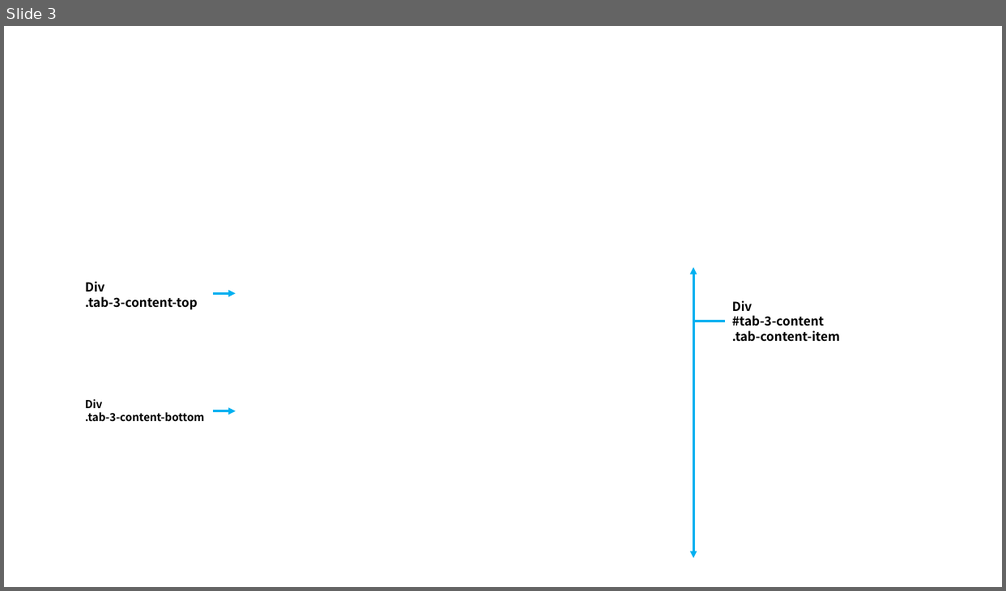
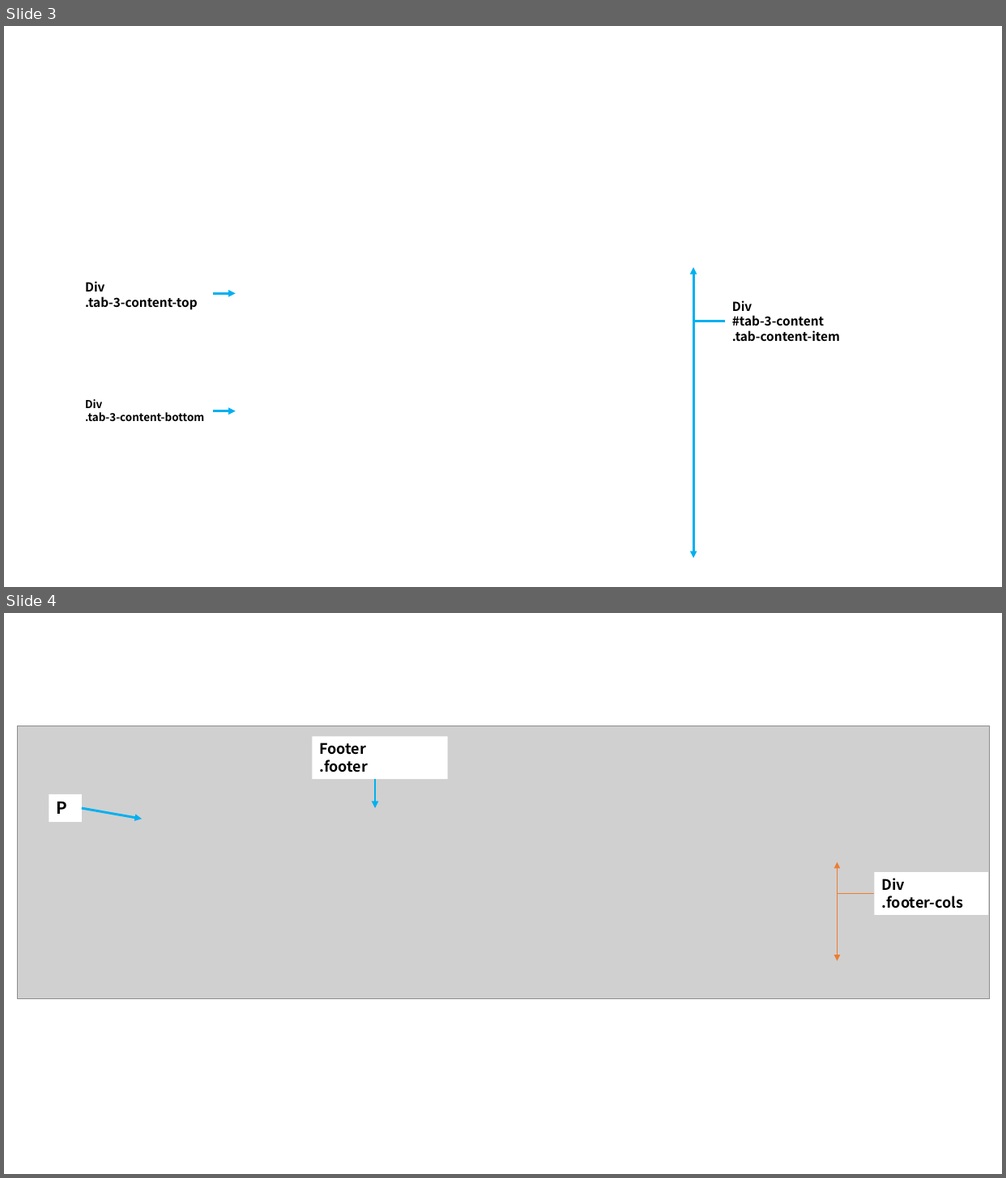
Before and after one commit to younyikim/Netflix-Clone-Coding, a slide deck: netflix.pptx. Shown one above the other, each under a label of ours: slide 3 before the commit, slides 3 and 4 after it. The pictures are 1006x591 and 1006x1178 pixels, drawn with LibreOffice and Linux fonts; fonts in the diff are those of the drawing; grey boxes stand for pictures; background and template pictures are left out. Boxes give left, top, right and bottom in pixels: in the first picture for what was removed or moved away, otherwise in the second. Text is boxed around its words. In the diff, an @@ line names an element or a change of style, - is before the commit and + after.

Commit message:
netflix.pptx - layout4.png add

```diff
--- a/netflix.pptx
+++ b/netflix.pptx
@@ slide 4 added at [4, 613, 1002, 1174], background #FFFFFF @@
@@ picture added at [18, 726, 990, 999] @@
@@ rectangle added at [313, 736, 448, 779], fill #FFFFFF, 14 pt, text #000000, bold @@
+Footer
+.footer
@@ arrow added from (375, 779) to (375, 808), #00B0F0 2.25 pt @@
@@ rectangle added at [49, 794, 82, 822], fill #FFFFFF, 16 pt, text #000000, bold @@
+P
@@ arrow added from (82, 808) to (142, 819), #00B0F0 2.25 pt @@
@@ double arrow added from (837, 862) to (837, 961), #ED7D31 0.5 pt @@
@@ rectangle added at [875, 872, 989, 914], fill #FFFFFF, 14 pt, text #000000, bold @@
+Div
+.footer-cols
@@ line added from (837, 894) to (875, 894), #ED7D31 0.5 pt @@
```
